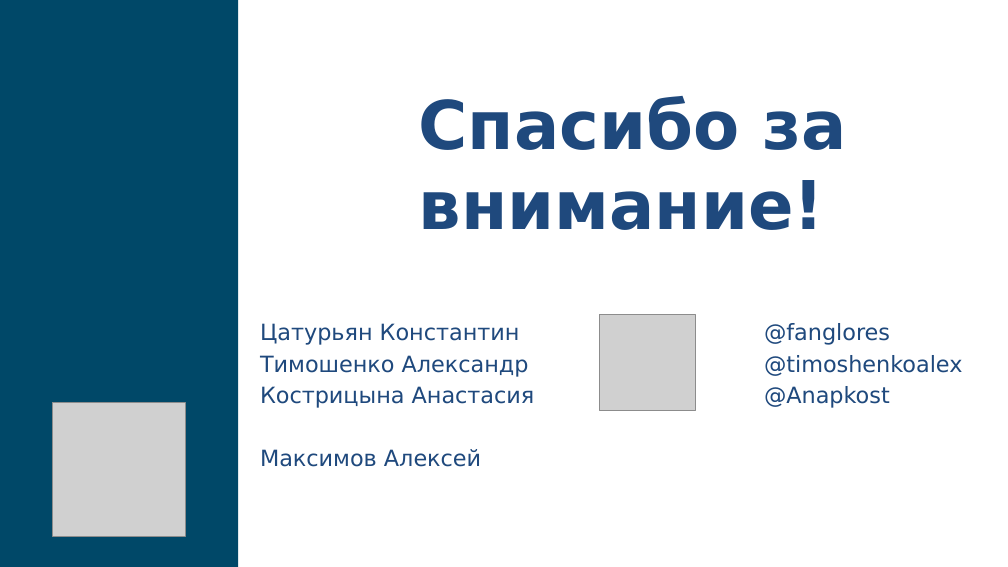
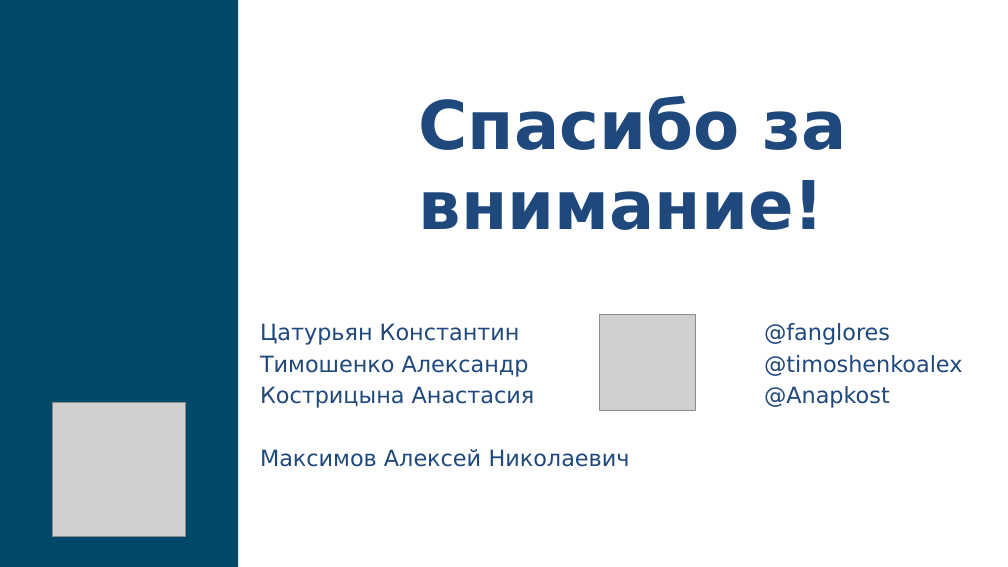
Before and after one commit to fanglores/Gagarin-2022, a slide deck: slide 9 of doc/Presentation.pptx. Drawn at 1008x567 pixels with LibreOffice and Linux fonts; fonts in the diff are those of the drawing; grey boxes stand for pictures. Boxes give left, top, right and bottom in pixels: in the first picture for what was removed or moved away, otherwise in the second. Text is boxed around its words. In the diff, an @@ line names an element or a change of style, - is before the commit and + after.

```diff
--- a/doc/Presentation.pptx
+++ b/doc/Presentation.pptx
@@ text at bbox=[260, 449, 630, 467]: text changed @@
-Максимов Алексей
+Максимов Алексей Николаевич
```
Also in this commit, not shown: 1 other slide changed, 1 other file.
